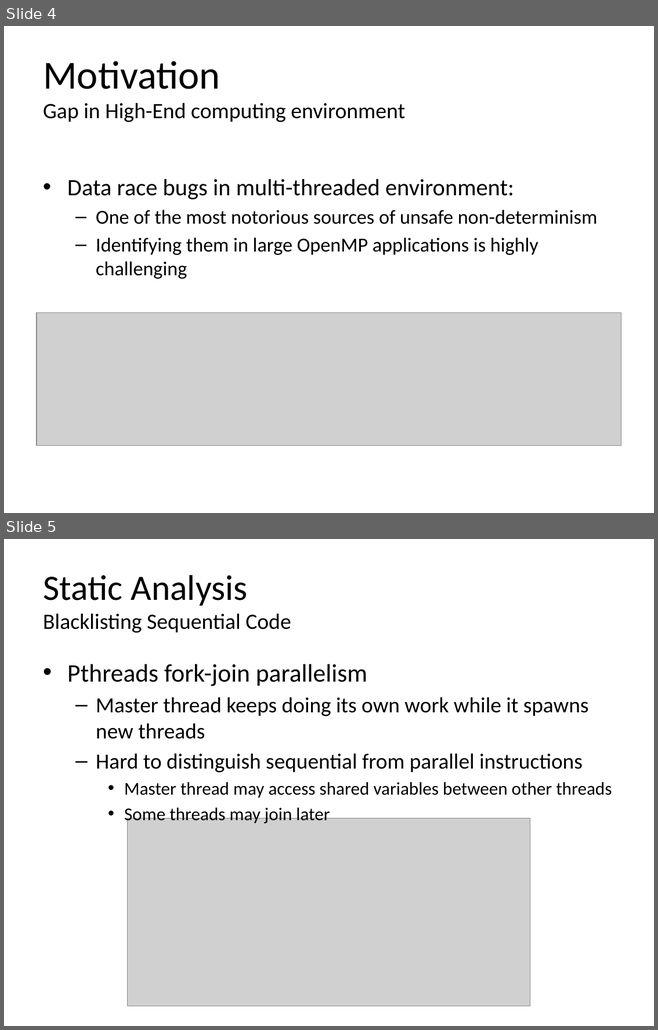
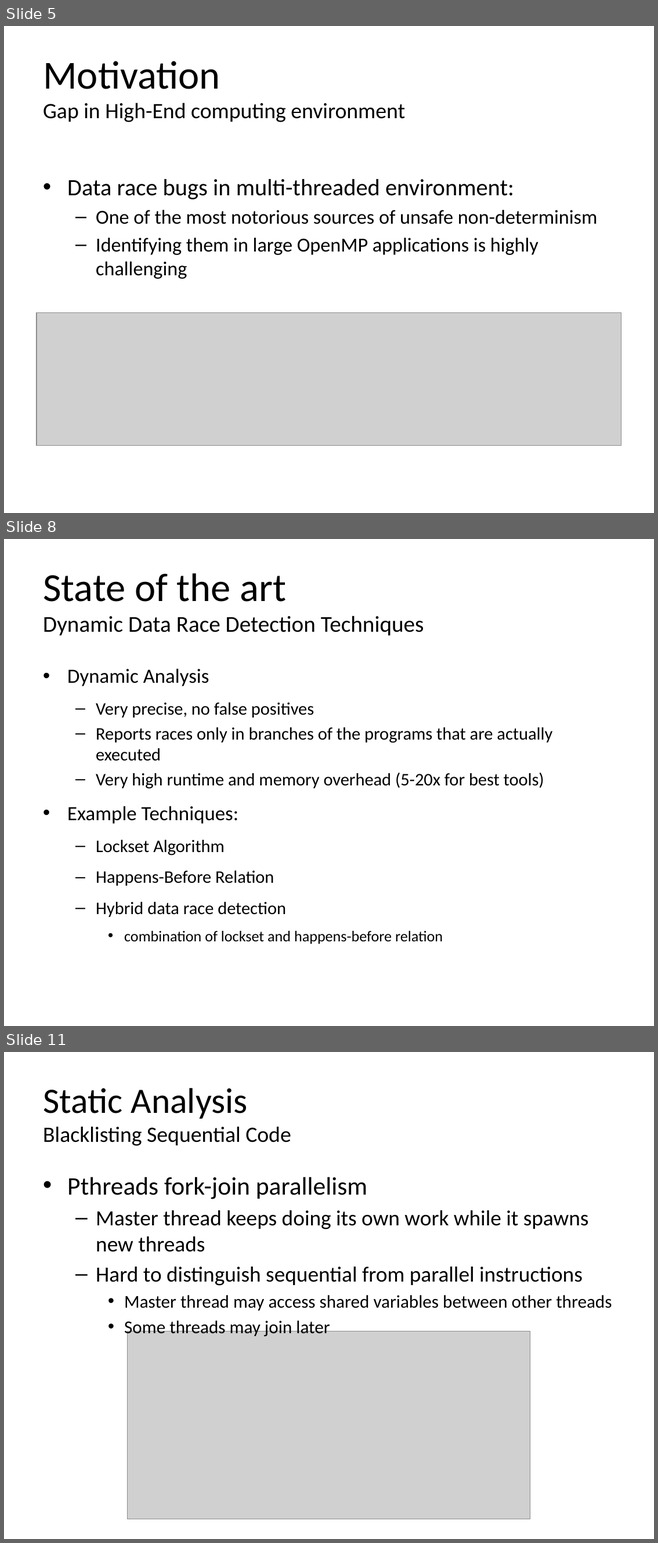
Before and after one commit to simoatze/oral_qualifier, a slide deck: presentation/presentation.pptx. Shown one above the other, each under a label of ours: slides 4 and 5 before the commit, slides 5, 8 and 11 after it; the slides between them are not shown. The pictures are 658x1030 and 658x1543 pixels, drawn with LibreOffice and Linux fonts; fonts in the diff are those of the drawing; grey boxes stand for pictures. Boxes give left, top, right and bottom in pixels: in the first picture for what was removed or moved away, otherwise in the second. Text is boxed around its words. In the diff, an @@ line names an element or a change of style, - is before the commit and + after.

```diff
--- a/presentation/presentation.pptx
+++ b/presentation/presentation.pptx
@@ slide 8 added at (x1=4, y1=539, x2=654, y2=1026), background #FFFFFF @@
@@ title added at (x1=43, y1=573, x2=424, y2=636), 25.2 pt, text #000000 @@
+State of the art
+Dynamic Data Race Detection Techniques
@@ text added at (x1=67, y1=668, x2=552, y2=944), 19.6 pt, text #000000 @@
+• Dynamic Analysis
+  – Very precise, no false positives
+  – Reports races only in branches of the programs that are actually executed
+  – Very high runtime and memory overhead (5-20x for best tools)
+• Example Techniques:
+  – Lockset Algorithm
+  – Happens-Before Relation
+  – Hybrid data race detection
+    • combination of lockset and happens-before relation
@@ what was slide 4 is now slide 5 @@
@@ what was slide 5 is now slide 11 @@
```
Also in this commit, not shown: 1 slide changed, 7 other slides added.
